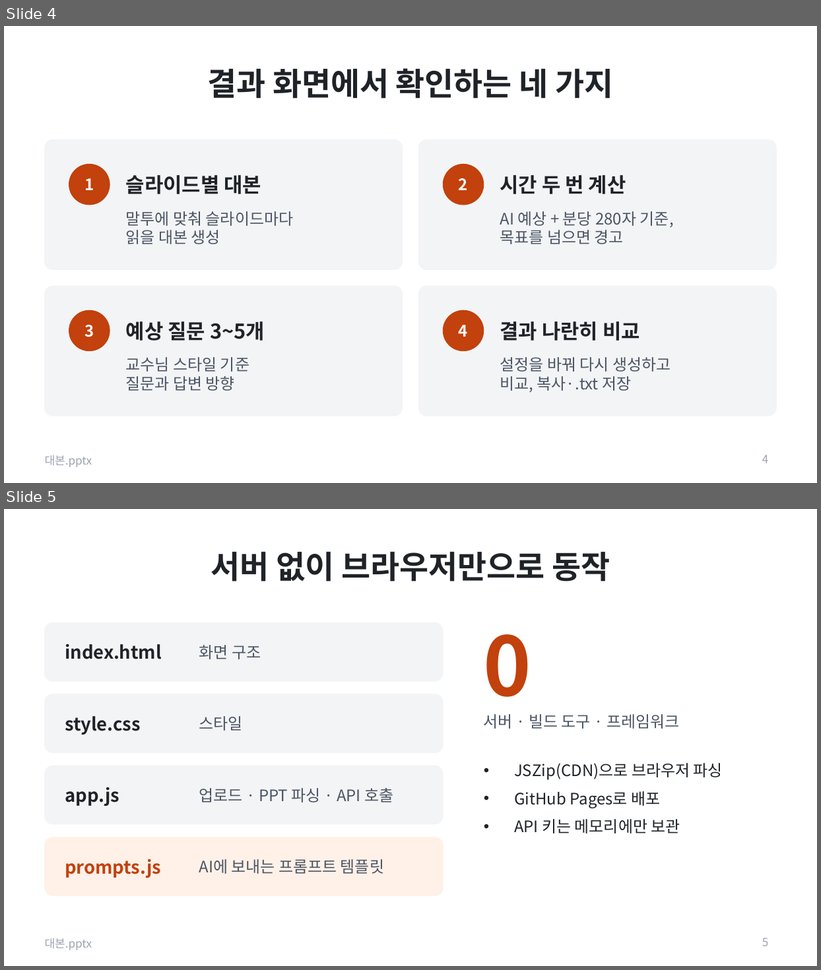
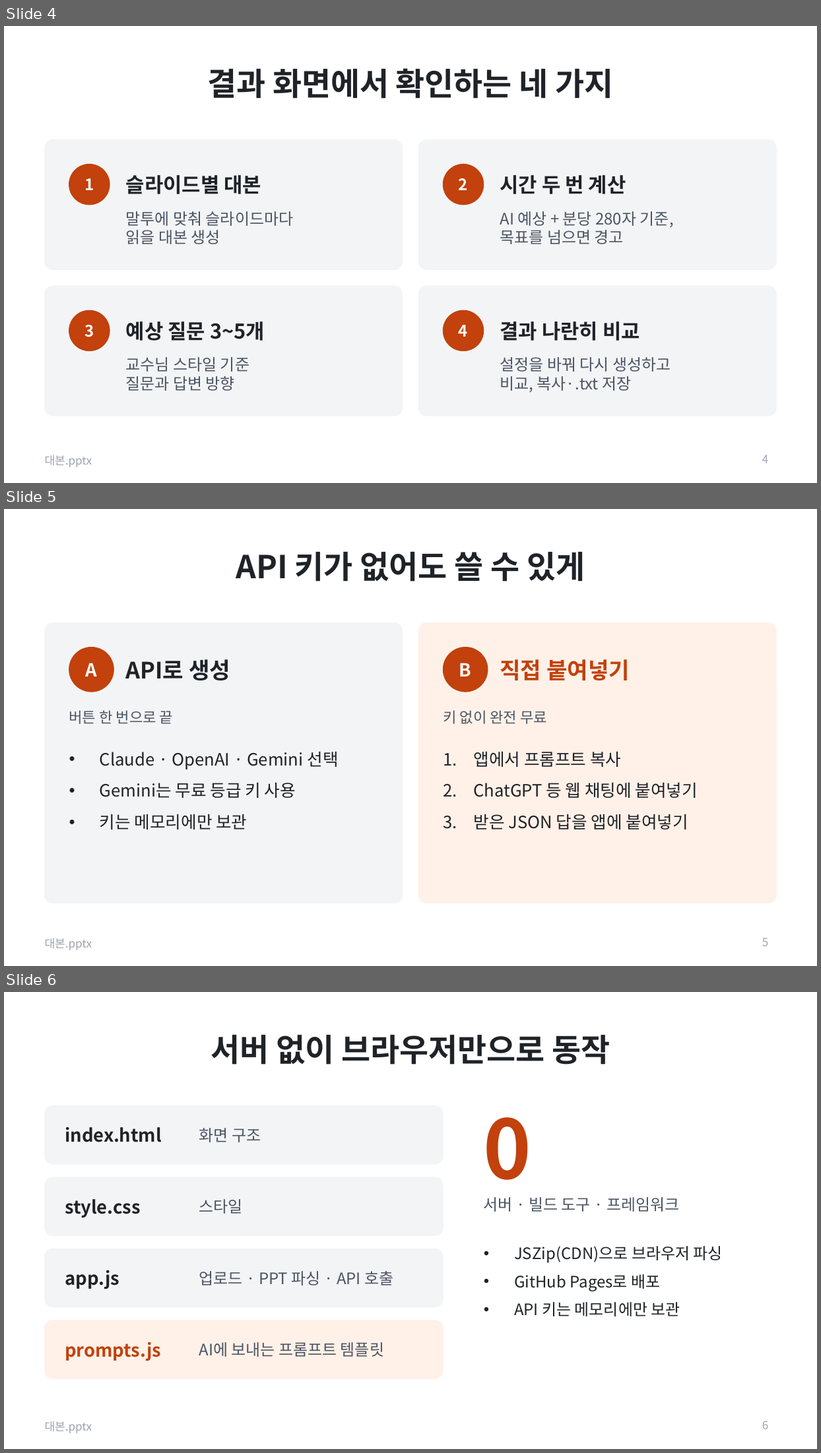
Before and after one commit to koojabin/daebon-pptx, a slide deck: docs/발표자료.pptx. Shown one above the other, each under a label of ours: slides 4 and 5 before the commit, slides 4, 5 and 6 after it. The pictures are 821x970 and 821x1453 pixels, drawn with LibreOffice and Linux fonts; fonts in the diff are those of the drawing. Boxes give left, top, right and bottom in pixels: in the first picture for what was removed or moved away, otherwise in the second. Text is boxed around its words. In the diff, an @@ line names an element or a change of style, - is before the commit and + after.

```diff
--- a/docs/발표자료.pptx
+++ b/docs/발표자료.pptx
@@ slide 5 added at (4,509,817,966), background #FFFFFF; not listed: 1 template element that a slide beside it also shows @@
@@ title added at (236,551,585,582), 28 pt, text #1F2328, bold @@
+API 키가 없어도 쓸 수 있게
@@ rounded rectangle added at (45,623,403,904), fill #F3F4F6, outline #F3F4F6 0.5 pt @@
@@ rounded rectangle added at (418,623,776,904), fill #FFF1E8, outline #FFF1E8 0.5 pt @@
@@ ellipse added at (69,647,114,692), fill #C2410C, outline #C2410C 0.5 pt @@
@@ ellipse added at (443,647,488,692), fill #C2410C, outline #C2410C 0.5 pt @@
@@ text added at (86,663,98,677), 16 pt, text #FFFFFF, bold @@
+A
@@ text added at (126,659,230,681), 20 pt, text #1F2328, bold @@
+API로 생성
@@ text added at (459,663,472,677), 16 pt, text #FFFFFF, bold @@
+B
@@ text added at (500,659,630,681), 20 pt, text #C2410C, bold @@
+직접 붙여넣기
@@ text added at (69,710,173,724), 13 pt, text #4B5563 @@
+버튼 한 번으로 끝
@@ text added at (443,710,547,724), 13 pt, text #4B5563 @@
+키 없이 완전 무료
@@ text added at (100,752,339,830), 15 pt, text #1F2328 @@
+• Claude · OpenAI · Gemini 선택
+• Gemini는 무료 등급 키 사용
+• 키는 메모리에만 보관
@@ text added at (474,751,698,830), 15 pt, text #1F2328 @@
+1. 앱에서 프롬프트 복사
+2. ChatGPT 등 웹 채팅에 붙여넣기
+3. 받은 JSON 답을 앱에 붙여넣기
@@ page number added at (762,938,769,947), 10 pt, text #9CA3AF @@
+5
@@ what was slide 5 is now slide 6 @@
@@ page number at (762,1421,769,1430): text changed @@
-5
+6
```
Also in this commit, not shown: 2 slides changed, 1 other file.
